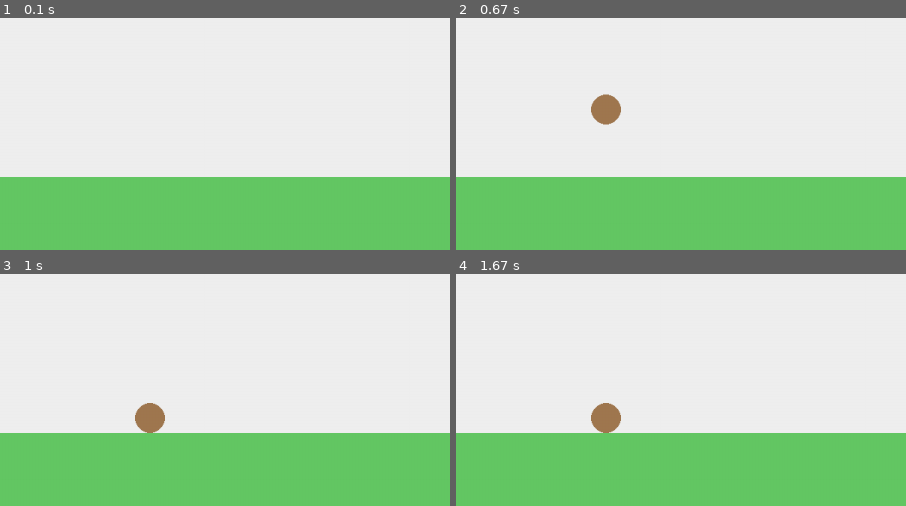
Above: before the commit, frames 1-4 (two rows, left to right).
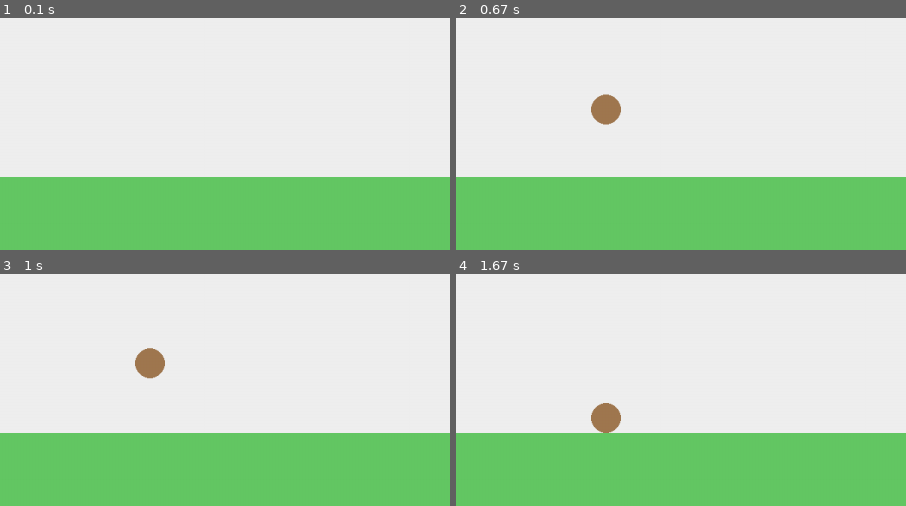
Above: after the commit, the same moments.

Repository: lorenacp1/Pygame
Game: pygame game, started from main.py
Same seed, same stepped clock (60 frames per second), same inputs: the game is played once before the commit and once after it.
Inputs:
- Up to frame 1 (0.1 s): no input
- Up to frame 2 (0.67 s): no input
- Up to frame 3 (1 s): no input
- Up to frame 4 (1.67 s): no input
The pictures show only the part of the screen within x 0-50%, y 50-100%; the shares and areas given below are measured in that part.

Frames 1-2 are identical in both runs. In frame 3, 1.4% of the frame differs, in the area x 30-37%, y 31-69%; in frame 4, nothing differs.

Commit message:
diminuir velocidade ao cair

Diff:
--- a/entities/hamster.py
+++ b/entities/hamster.py
@@ -29,7 +29,7 @@
 
             self.y = ground_y - self.radius
 
-            self.vel_y = 0
+            self.vel_y = self.vel_y*-0.4
 
     def draw(self, screen):
 
